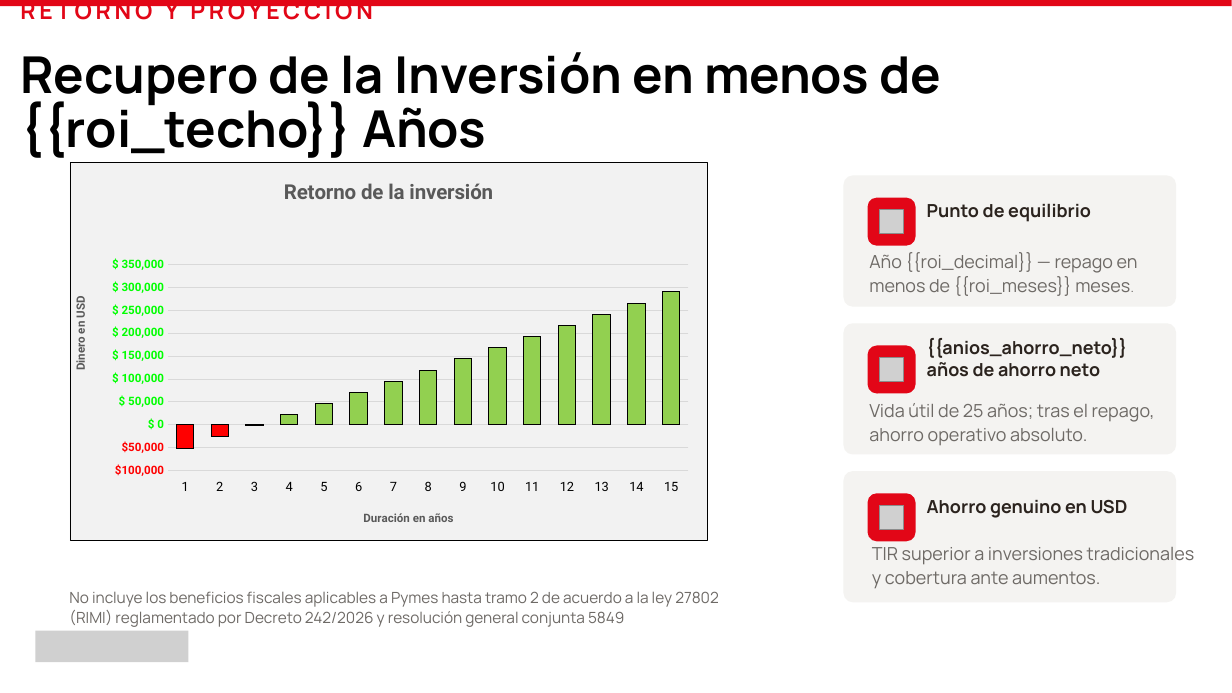
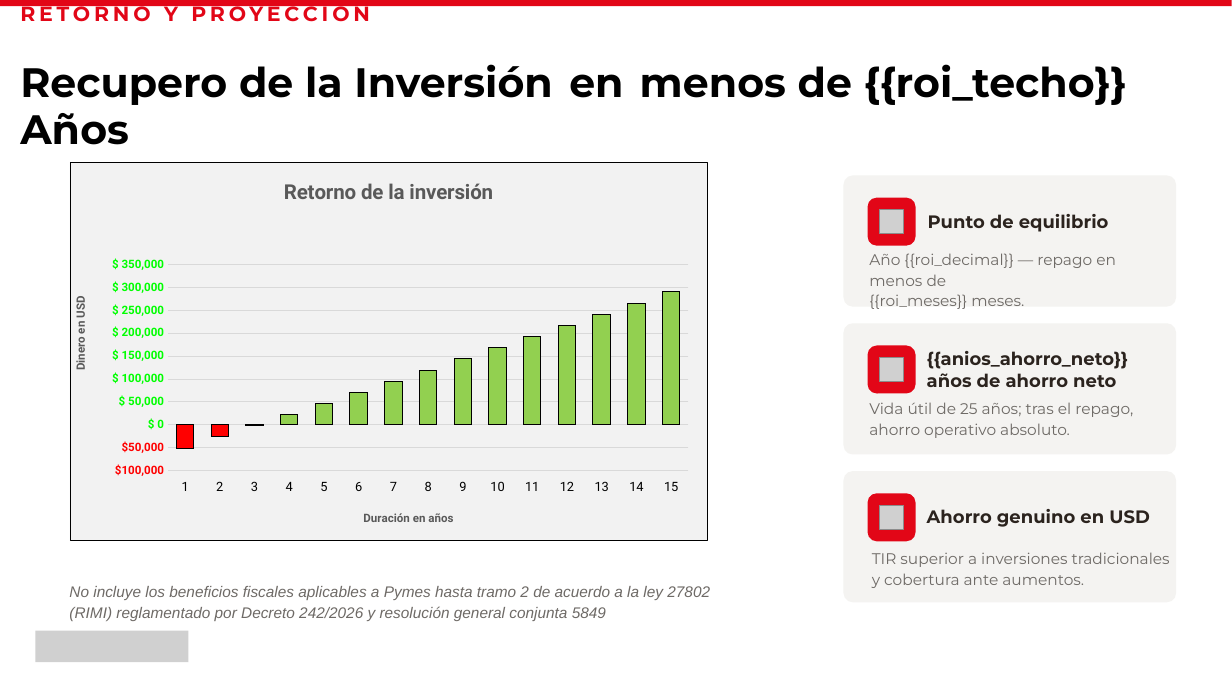
Before and after one commit to stchigel/estudio-de-prefactibilidad-dynamic, a slide deck: slide 9 of backend/exportes/plantillas/prefactibilidad.pptx. Drawn at 1232x693 pixels with LibreOffice and Linux fonts; fonts in the diff are those of the drawing; grey boxes stand for pictures. Boxes give left, top, right and bottom in pixels: in the first picture for what was removed or moved away, otherwise in the second. Text is boxed around its words. In the diff, an @@ line names an element or a change of style, - is before the commit and + after.

```diff
--- a/backend/exportes/plantillas/prefactibilidad.pptx
+++ b/backend/exportes/plantillas/prefactibilidad.pptx
@@ title "RETORNO Y PROYECCIÓN Recupero de ..." at (20,1,1127,145): size 18 to 16 pt in "RETORNO Y PROYECCIÓN"; size 39.6 to 32 pt in "Recupero de la Inversión en menos de ..."; font Manrope to Montserrat @@
@@ 3 texts: place and size @@
-3 texts at (927,203,1128,518)
+3 texts at (927,214,1150,527)
@@ font Manrope to Montserrat in 3 elements at (927,509,1150,527), (927,351,1128,387), (928,214,1109,232) @@
@@ text "Año {{roi_decimal}} — repago en ..." at (869,253,1116,309): size 14 to 12 pt, font Manrope to Montserrat; size 10.5 to 12 pt in "meses." @@
@@ text "Vida útil de 25 años; ..." at (869,402,1133,438): size 14 to 12 pt, font Manrope to Montserrat @@
@@ text "TIR superior a inversiones tradicionales ..." at (872,552,1170,588): size 14 to 12 pt, font Manrope to Montserrat @@
@@ text "No incluye los beneficios fiscales ..." at (69,586,710,621): font Manrope to Arial, italic on @@
```
Also in this commit, not shown: 15 other slides changed, 3 other files.
